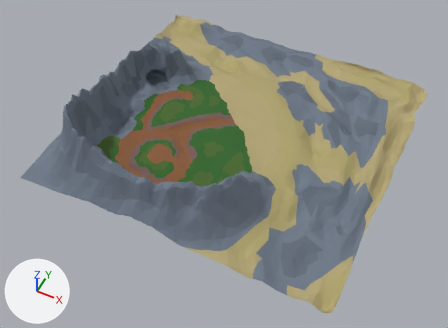
What one commit did to the FBX model Island/Assets/ImportModels/Models/Island/Island.fbx.
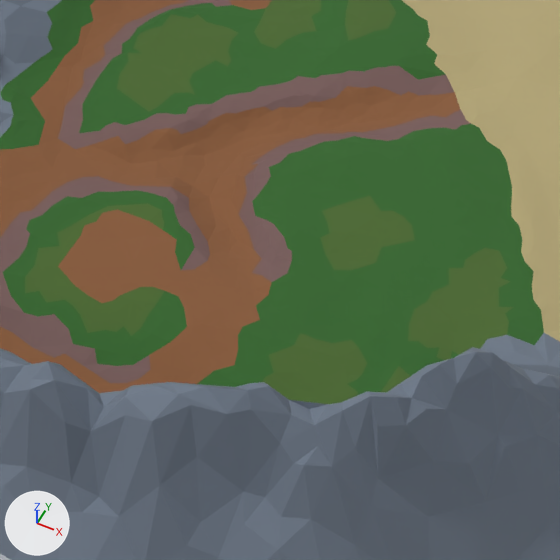
Old and new are each drawn whole from a camera (50 mm lens) standing at (105.0, -1824.0, 1438.0) and looking at (-487.0, -640.0, -42.0) and again close up on the part from 30% to 57% of the width and 30% to 67% of the height. The lights are fixed; the arrows at lower left show +X, +Y and +Z. Where no turn or scale is listed for an object, it has been applied to the vertices.

The scene before the commit, as lines of its bpy script (objects in view):
```python
me_island = bpy.data.meshes.new('Island')
me_island.from_pydata(...)  # 4987 vertices, 9811 faces; spans x -1012.0..12.0, y -1003.0..7.0, z -72.0..225.0
me_island.materials.append(mat_base)  # blue #707b8a
me_island.materials.append(mat_mountains)  # dark blue #646e7c
me_island.materials.append(mat_darkmountains)  # dark blue #5c6571
me_island.materials.append(mat_sand)  # beige #b4a778
me_island.materials.append(mat_darksand)  # yellow #b1a570
me_island.materials.append(mat_grass)  # dark green #35682d
me_island.materials.append(mat_lightgrass)  # dark green #4c6b31
me_island.materials.append(mat_ground)  # brown #8a5c3b
me_island.materials.append(mat_darkground)  # brown #795e5c
ob_island = bpy.data.objects.new('Island', me_island)
ob_island.location = (0.0, 0.0, 0.0)
```
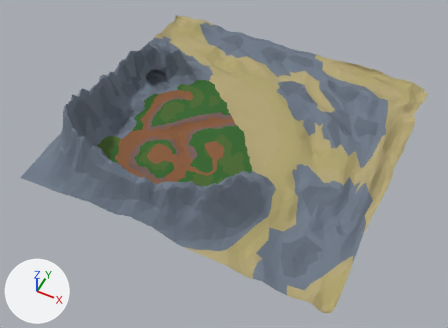
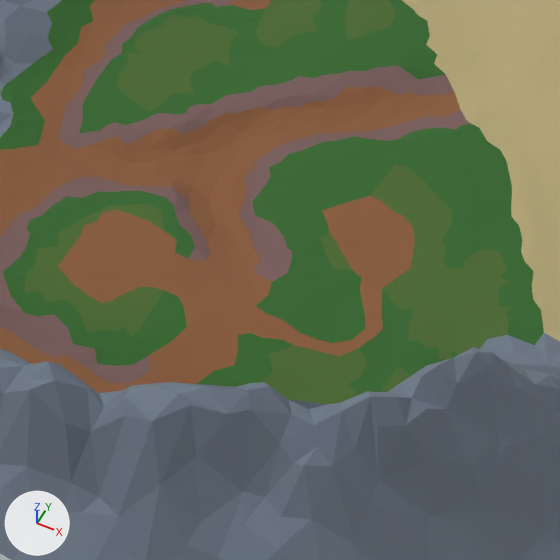
The change, as a diff of the scene's bpy script:
```diff
--- a/Island/Assets/ImportModels/Models/Island/Island.fbx.py
+++ b/Island/Assets/ImportModels/Models/Island/Island.fbx.py
@@ me_island @@
 me_island.from_pydata(...)  # 4987 vertices, 9811 faces; spans x -1012.0..12.0, y -1003.0..7.0, z -72.0..225.0
 # used by ob_island; location = (0.0, 0.0, 0.0)
+# me_island part 1: 60 of the faces centred in x -530.0..-455.0, y -695.0..-585.0, z 21.0..24.0 switch from mat_grass (dark green #35682d) to mat_lightgrass (dark green #4c6b31)
+# me_island part 2: 31 of the faces centred in x -615.0..-472.0, y -772.0..-621.0, z 23.0..32.0 switch from mat_grass (dark green #35682d) to mat_ground (brown #8a5c3b)
+# me_island part 3: 40 of the faces centred in x -543.0..-480.0, y -761.0..-626.0, z 22.0..30.0 switch from mat_lightgrass (dark green #4c6b31) to mat_ground (brown #8a5c3b)
+# me_island part 4: all 2 faces centred in x -608.0..-605.0, y -734.0..-732.0, z 29.0 switch from mat_darkground (brown #795e5c) to mat_ground (brown #8a5c3b)
 me_island.materials.append(mat_base)
```

Location of each change, [x1, y1, x2, y2] in pixels of the close-ups (560 x 560 px):
part 1 of me_island, recoloured: [370, 164, 452, 310] in both
part 2 of me_island, recoloured (green to brown): [175, 196, 415, 348] in both
part 3 of me_island, recoloured (green to brown): [294, 196, 415, 356] in both
part 4 of me_island, recoloured: [181, 259, 206, 270] in both
